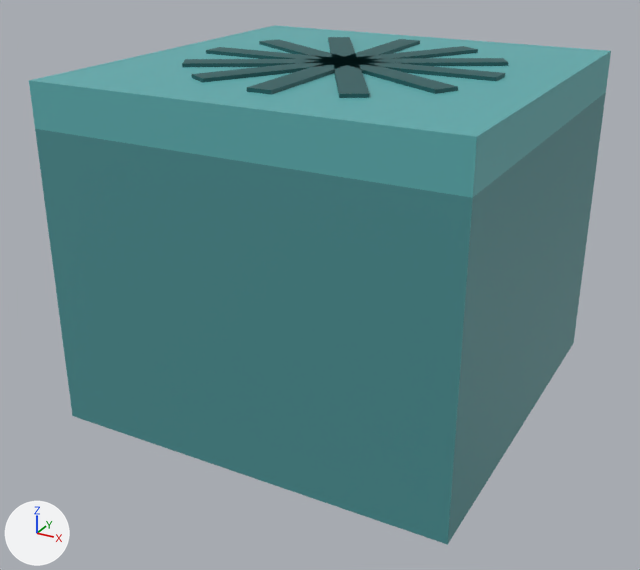
The glTF model game/assets/models/altar_plinth.glb as it was, and as the next commit left it.
Before and after are seen from a camera (50 mm lens) standing at (1.155, -2.248, 1.433) and looking at (-0.03, -0.092, 0.355). The lights are fixed; the arrows at lower left show +X, +Y and +Z. The first picture is the older version. Vertices at exactly the same position are counted once.

In view in the first picture: 'altar_plinth'.
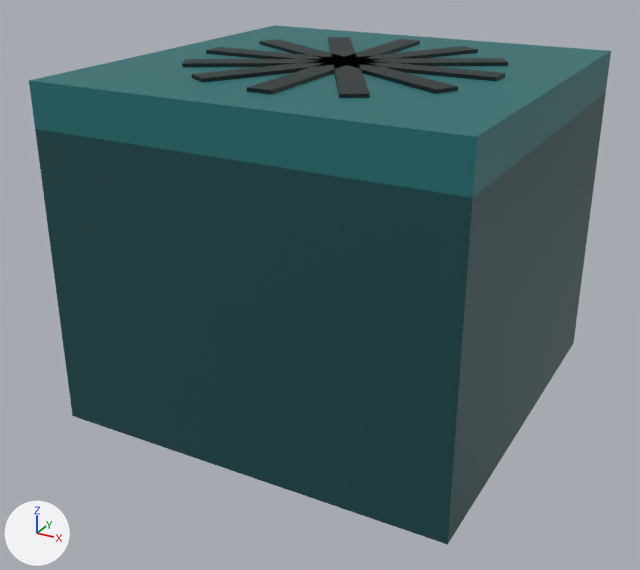
Boxes (x1, y1, x2, y2) around the edits, measured in the pictures (640 x 570 px):
part 1 of me_altar_plinth, recoloured (darker)
    both: (182, 37, 508, 98)
part 2 of me_altar_plinth, recoloured (cyan to dark cyan)
    both: (29, 25, 611, 545)

Diff of the bpy script that builds the scene:
```diff
--- a/game/assets/models/altar_plinth.glb.py
+++ b/game/assets/models/altar_plinth.glb.py
@@ me_altar_plinth @@
 me_altar_plinth.from_pydata(...)  # 60 vertices, 94 faces; spans x -0.6..0.6, y -0.6..0.6, z 0.0..1.01
 # used by ob_altar_plinth; location = (0.0, 0.0, 0.0)
+# me_altar_plinth part 1: 72 faces centred in x -0.45..0.45, y -0.45..0.45, z 1.0..1.01 are repainted in the vertex colours; the middle colour goes from dark cyan #1c5a5c to black #031a1b
+# me_altar_plinth part 2: 22 faces centred in x -0.6..0.6, y -0.6..0.6, z 0.0..1.0 are repainted in the vertex colours; the middle colour goes from cyan #4b9093 to dark cyan #12474a
 me_altar_plinth.materials.append(mat_defaultmaterial)
```
